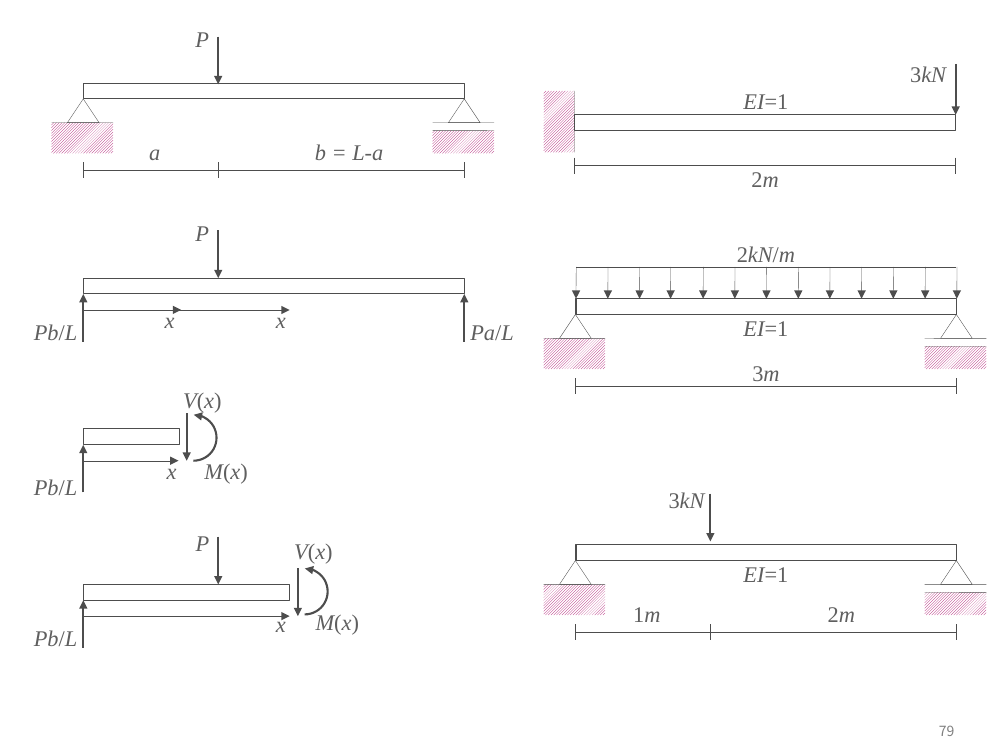
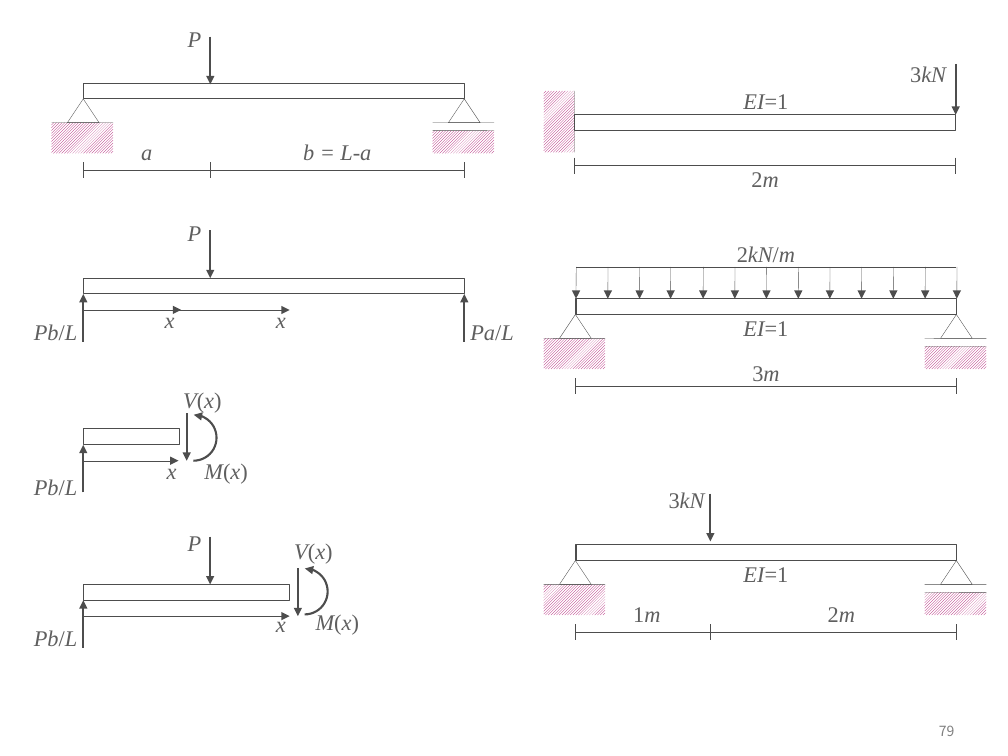
Before and after one commit to ironbell87/structural_mechanics_II, a slide deck: slide 79 of figures.pptx. Drawn at 1008x756 pixels with LibreOffice and Linux fonts; fonts in the diff are those of the drawing. Boxes give left, top, right and bottom in pixels: in the first picture for what was removed or moved away, otherwise in the second. Text is boxed around its words. In the diff, an @@ line names an element or a change of style, - is before the commit and + after.

```diff
--- a/figures.pptx
+++ b/figures.pptx
@@ text "b = L-a": place and size @@
-text "b = L-a" at (315,144,383,160)
+text "b = L-a" at (303,144,371,160)
@@ 4 texts, 3 arrows, 1 line: place and size @@
-4 texts, 3 arrows, 1 line at (149,32,219,585)
+4 texts, 3 arrows, 1 line at (141,32,211,585)
```
Also in this commit, not shown: 3 other slides changed, 3 slides added, 32 other files.
